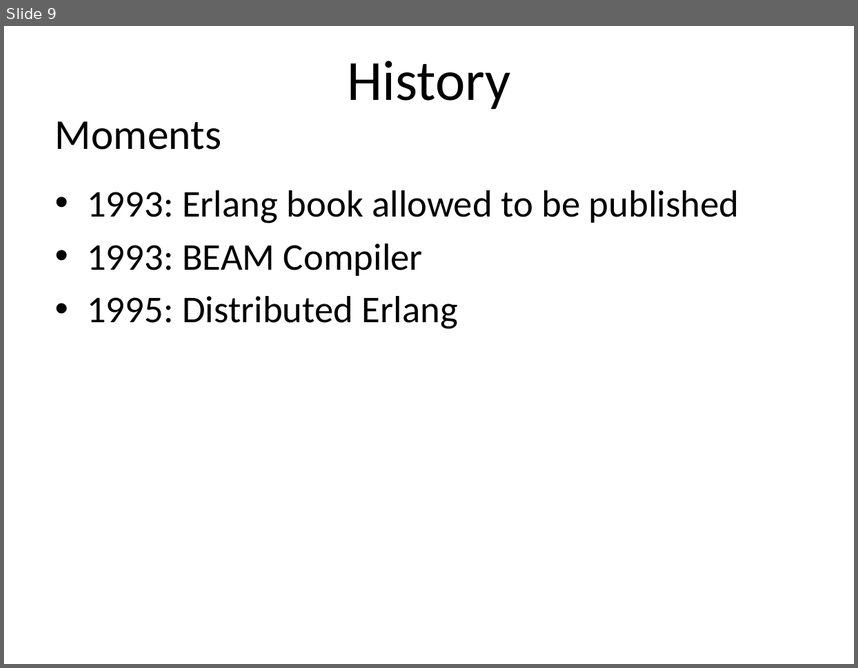
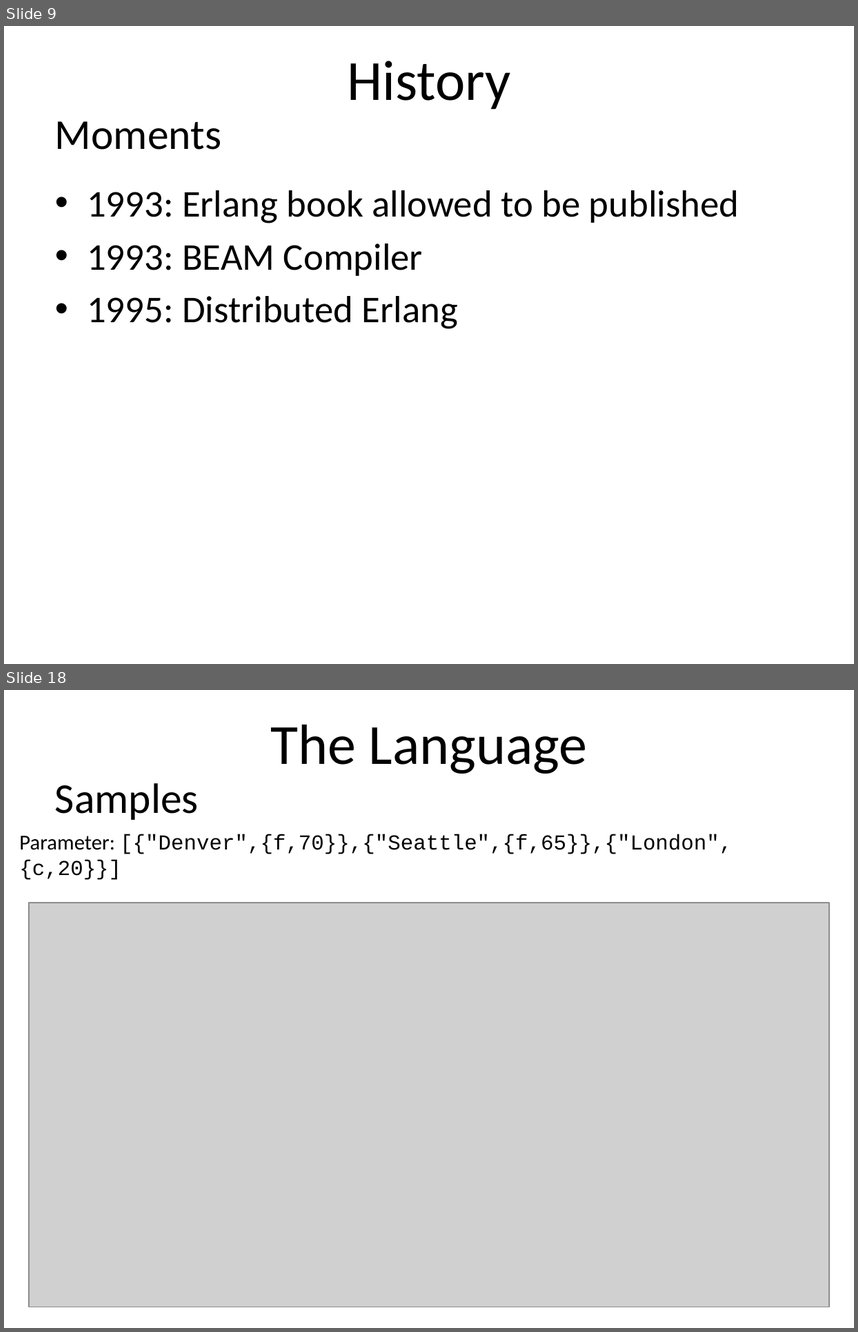
Before and after one commit to rmorgan1711/cs3210, a slide deck: teamProj/slides.pptx. Shown one above the other, each under a label of ours: slide 9 before the commit, slides 9 and 18 after it; the slides between them are not shown. The pictures are 858x668 and 858x1332 pixels, drawn with LibreOffice and Linux fonts; fonts in the diff are those of the drawing; grey boxes stand for pictures. Boxes give left, top, right and bottom in pixels: in the first picture for what was removed or moved away, otherwise in the second. Text is boxed around its words. In the diff, an @@ line names an element or a change of style, - is before the commit and + after.

```diff
--- a/teamProj/slides.pptx
+++ b/teamProj/slides.pptx
@@ slide 18 added at [4,690,854,1328], background #FFFFFF @@
@@ title added at [270,724,588,773], 48 pt, text #000000 @@
+The Language
@@ text added at [55,783,199,820], 36 pt, text #000000 @@
+Samples
@@ text added at [19,834,732,880], 18 pt, text #000000 @@
+Parameter: [{"Denver",{f,70}},{"Seattle",{f,65}},{"London",{c,20}}]
@@ picture added at [29,903,829,1306] @@
```
Also in this commit, not shown: 14 other slides added, 4 other files.
